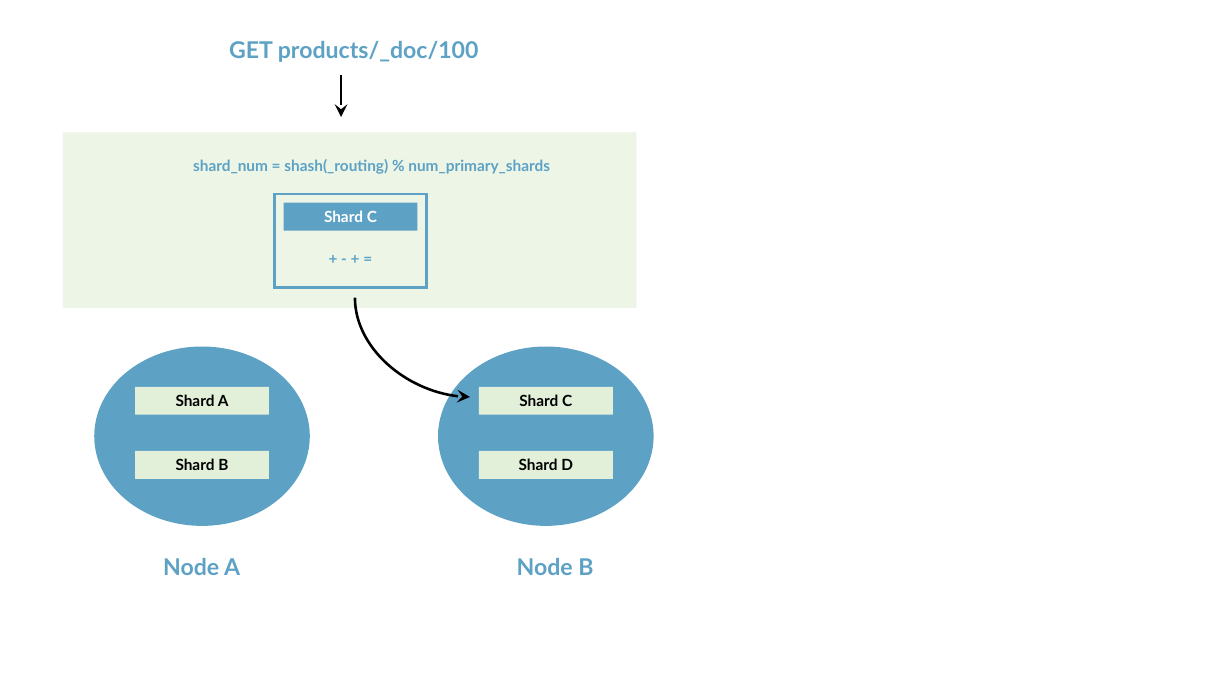
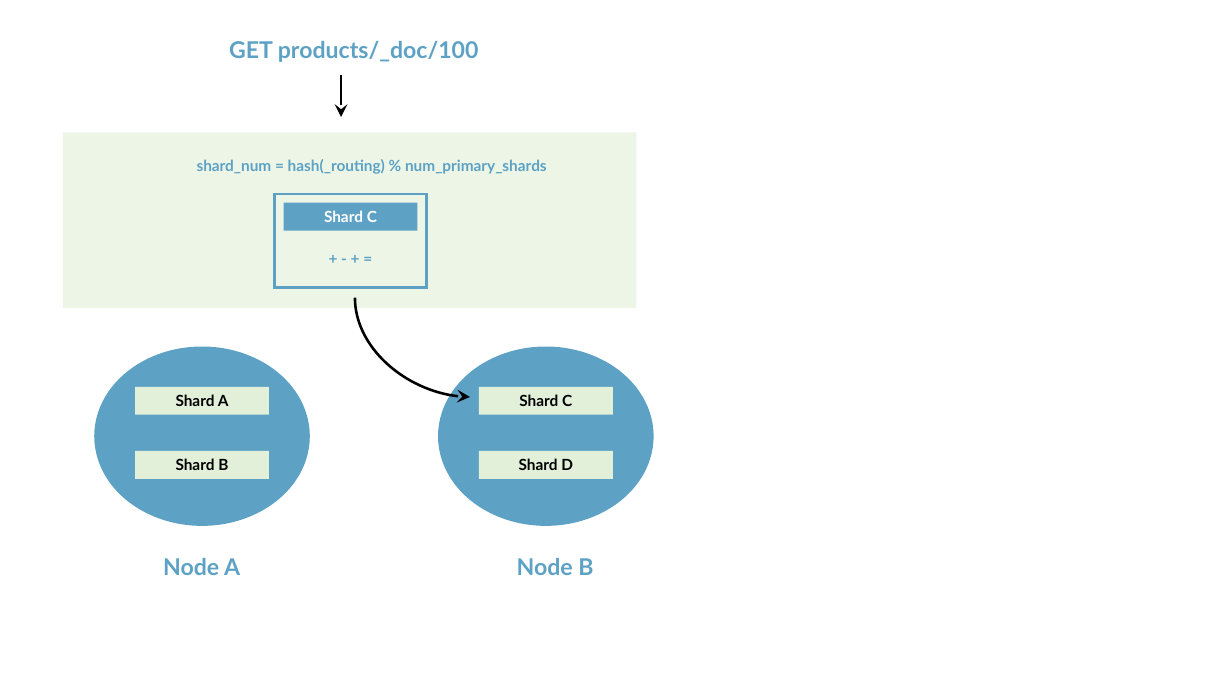
Before and after one commit to rudaks-han/book-summary, a slide deck: slide 1 of complete-guide-to-elasticsearch/elasticsearch.pptx. Drawn at 1232x693 pixels with LibreOffice and Linux fonts; fonts in the diff are those of the drawing. Boxes give left, top, right and bottom in pixels: in the first picture for what was removed or moved away, otherwise in the second. Text is boxed around its words. In the diff, an @@ line names an element or a change of style, - is before the commit and + after.

```diff
--- a/complete-guide-to-elasticsearch/elasticsearch.pptx
+++ b/complete-guide-to-elasticsearch/elasticsearch.pptx
@@ text at bbox=[197, 159, 547, 174]: text changed @@
-shard_num = shash(_routing) % num_primary_shards
+shard_num = hash(_routing) % num_primary_shards
```
Also in this commit, not shown: 4 slides added, 5 other files.
